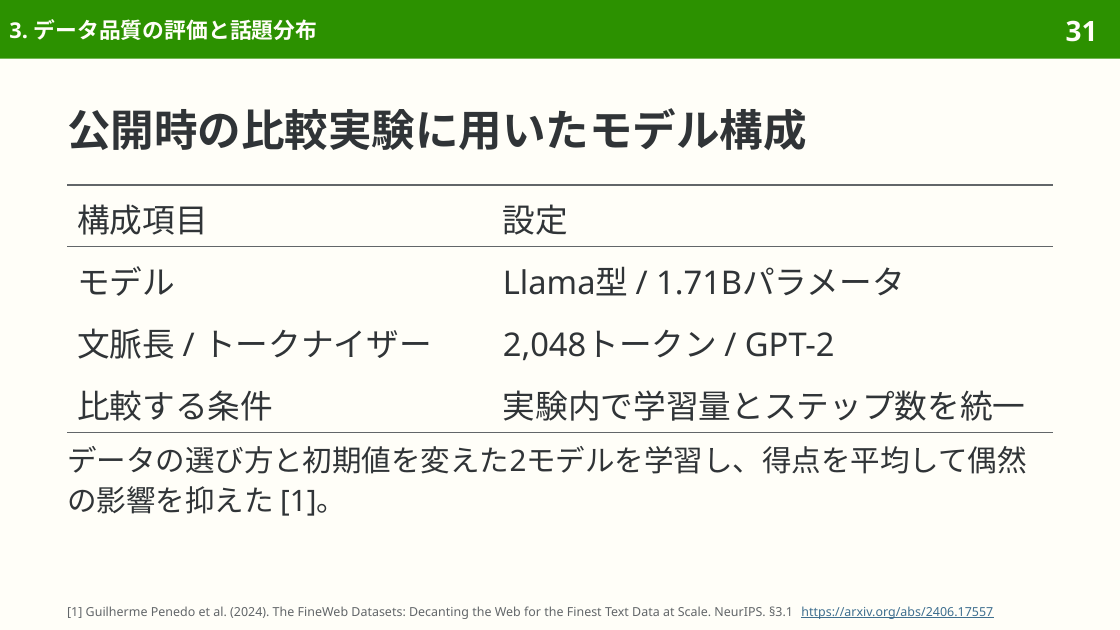
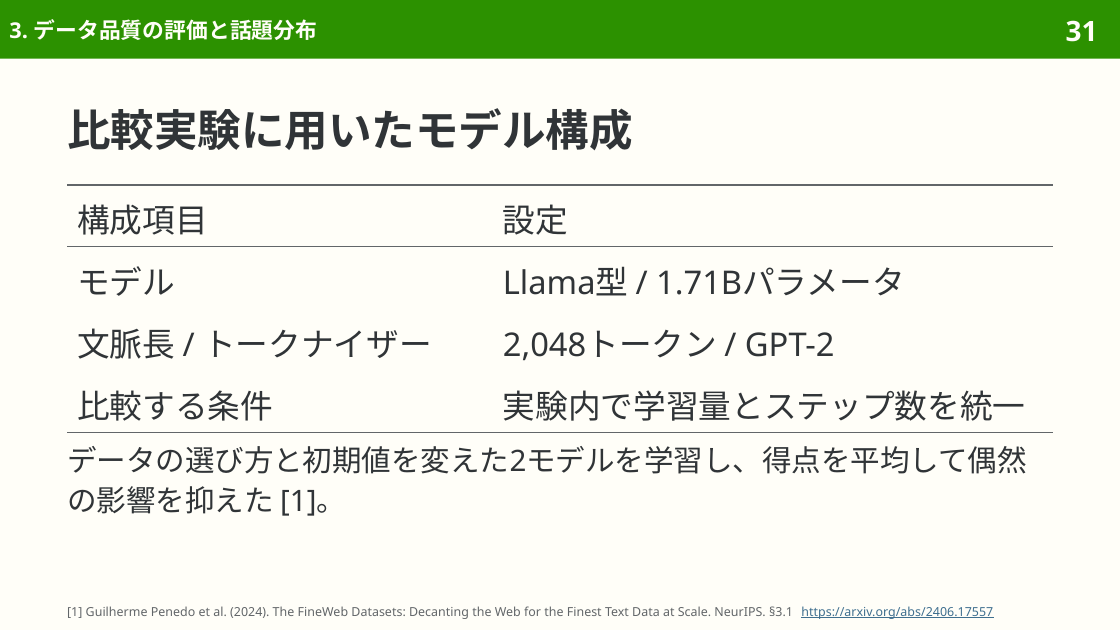
Before and after one commit to sasakiy84/datasets-in-10-minutes, a slide deck: slide 31 of slides/datasets-in-10-minutes-fineweb.pptx. Drawn at 1120x630 pixels with LibreOffice and Linux fonts; fonts in the diff are those of the drawing. Boxes give left, top, right and bottom in pixels: in the first picture for what was removed or moved away, otherwise in the second. Text is boxed around its words. In the diff, an @@ line names an element or a change of style, - is before the commit and + after.

```diff
--- a/slides/datasets-in-10-minutes-fineweb.pptx
+++ b/slides/datasets-in-10-minutes-fineweb.pptx
@@ title at (x1=67, y1=108, x2=632, y2=150): text changed @@
-公開時の比較実験に用いたモデル構成
+比較実験に用いたモデル構成
```
Also in this commit, not shown: 2 other slides changed, 3 other files.
